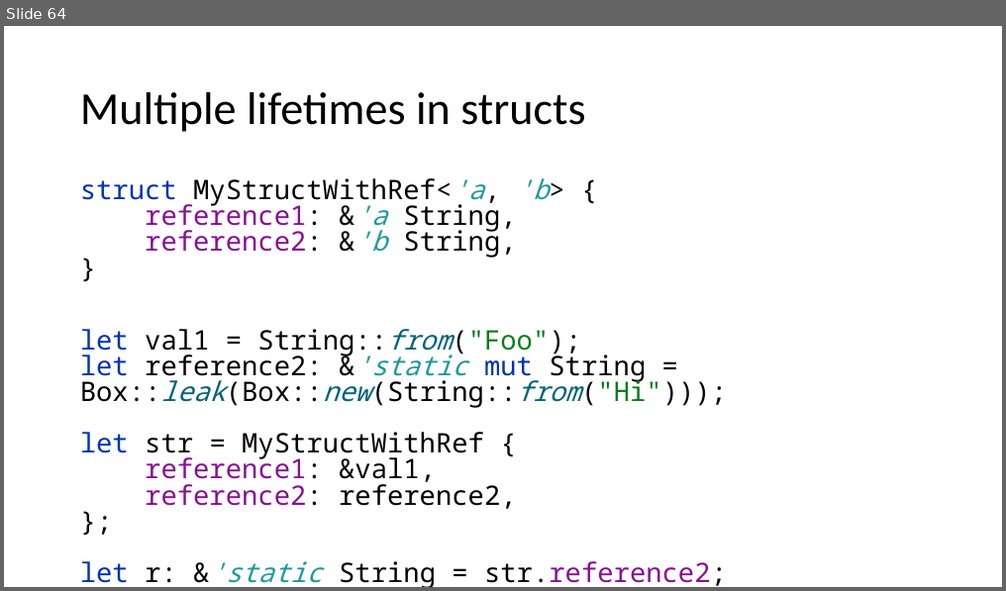
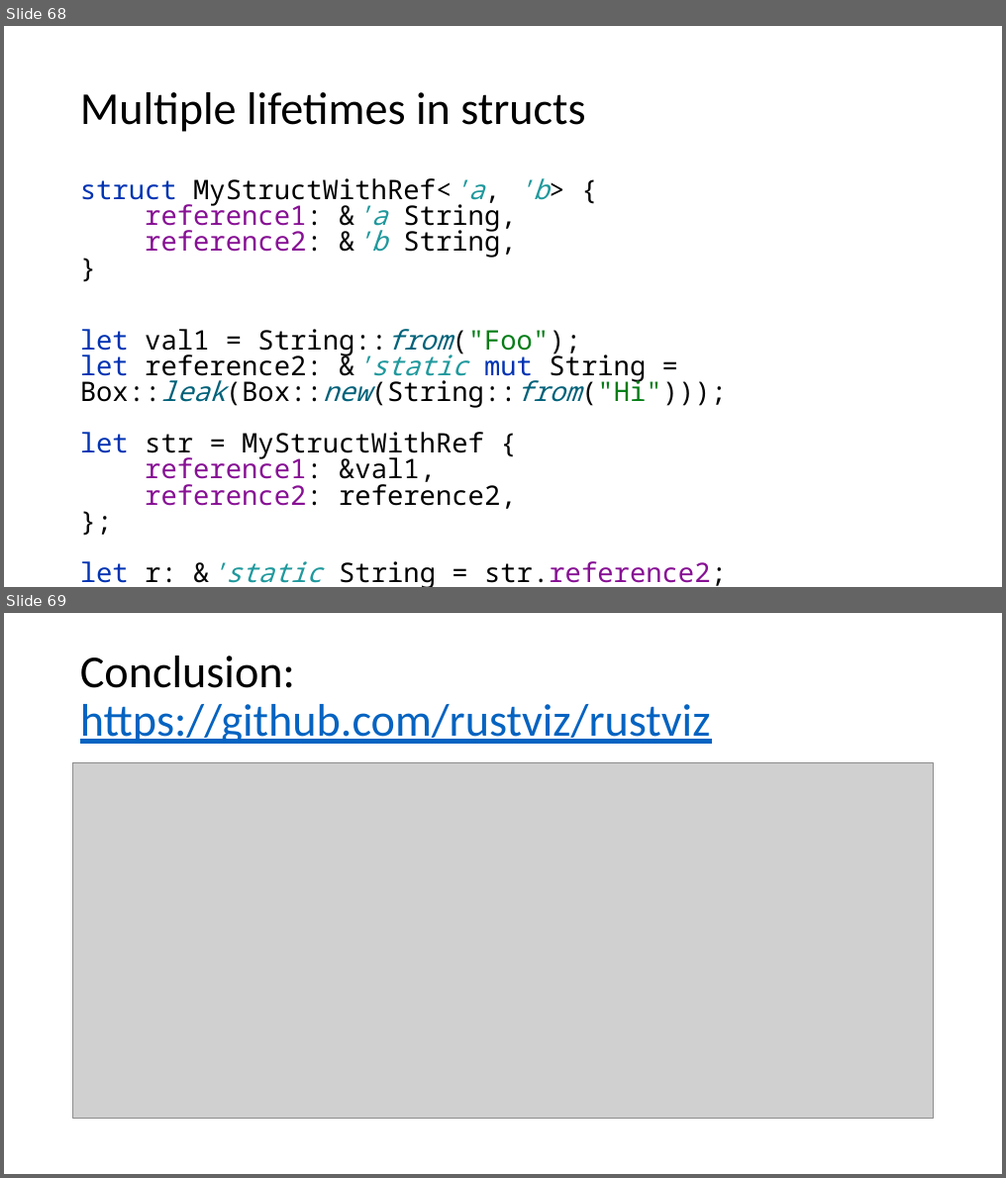
Before and after one commit to kugushev/course-rust-basics, a slide deck: src/02-Ownership/02-Ownership.pptx. Shown one above the other, each under a label of ours: slide 64 before the commit, slides 68 and 69 after it. The pictures are 1006x591 and 1006x1178 pixels, drawn with LibreOffice and Linux fonts; fonts in the diff are those of the drawing; grey boxes stand for pictures. Boxes give left, top, right and bottom in pixels: in the first picture for what was removed or moved away, otherwise in the second. Text is boxed around its words. In the diff, an @@ line names an element or a change of style, - is before the commit and + after.

```diff
--- a/src/02-Ownership/02-Ownership.pptx
+++ b/src/02-Ownership/02-Ownership.pptx
@@ slide 69 added at (4, 613, 1002, 1174), background #FFFFFF @@
@@ title added at (80, 656, 711, 744), 44 pt, text #0563C1, underline @@
+Conclusion: https://github.com/rustviz/rustviz
@@ picture added at (73, 762, 934, 1119) @@
@@ what was slide 64 is now slide 68 @@
```
Also in this commit, not shown: 2 slides changed, 5 other slides added, 1 other file.
